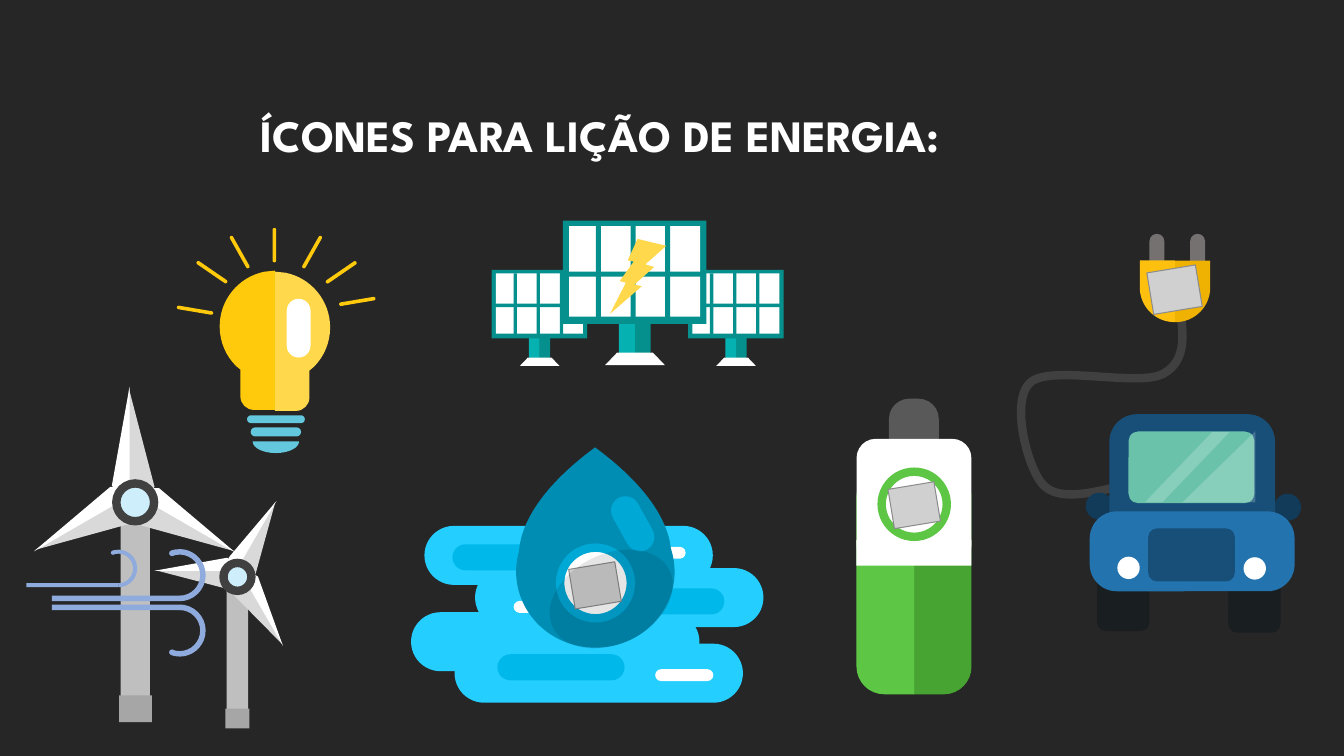
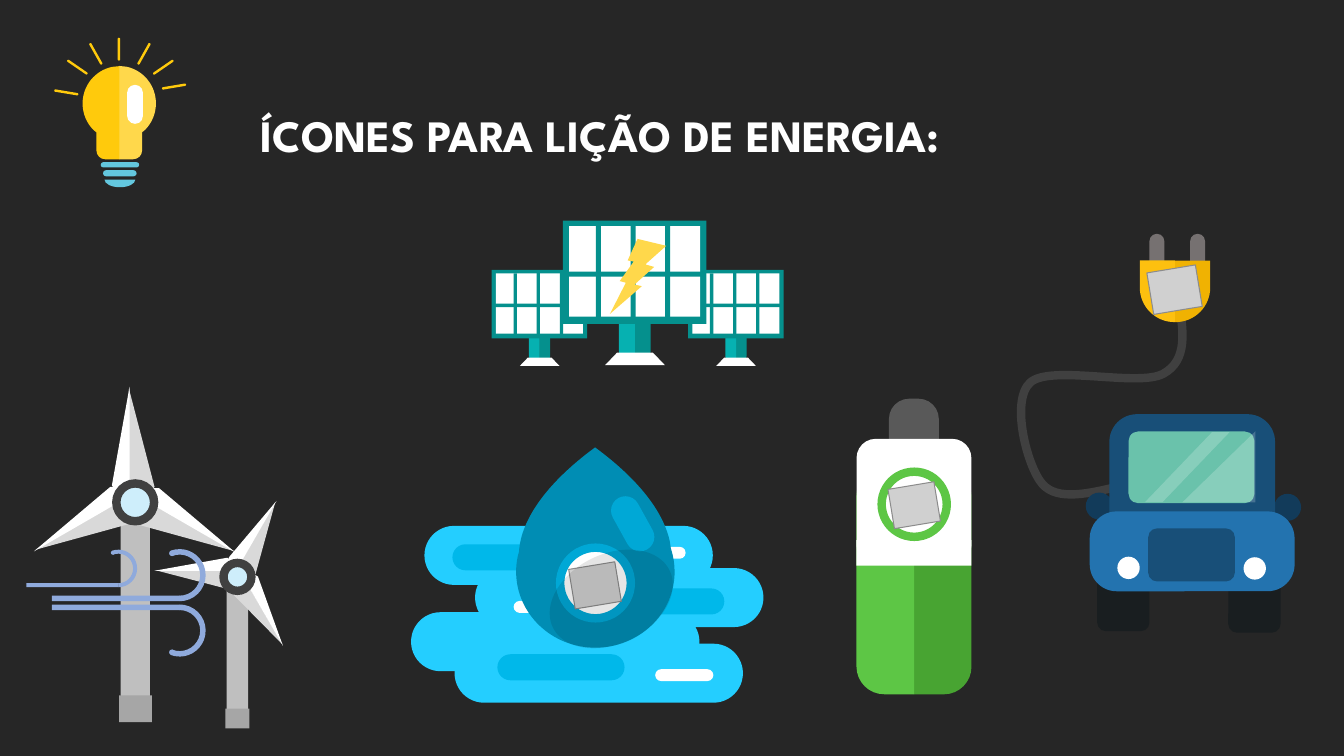
Before and after one commit to pedrogmo/projetopp2, a slide deck: slide 18 of slide/Apresentação1.pptx. Drawn at 1344x756 pixels with LibreOffice and Linux fonts; fonts in the diff are those of the drawing; grey boxes stand for pictures; background and template pictures are left out. Boxes give left, top, right and bottom in pixels: in the first picture for what was removed or moved away, otherwise in the second. Text is boxed around its words. In the diff, an @@ line names an element or a change of style, - is before the commit and + after.

```diff
--- a/slide/Apresentação1.pptx
+++ b/slide/Apresentação1.pptx
@@ rounded rectangle: place and size @@
-rounded rectangle at (196,260,228,284)
+rounded rectangle at (67,59,88,74)
@@ rounded rectangle: place and size @@
-rounded rectangle at (229,235,251,269)
+rounded rectangle at (89,42,103,64)
@@ rounded rectangle: place and size @@
-rounded rectangle at (272,228,276,262)
+rounded rectangle at (118,37,120,60)
@@ rounded rectangle: place and size @@
-rounded rectangle at (301,235,322,269)
+rounded rectangle at (137,42,151,64)
@@ rounded rectangle: place and size @@
-rounded rectangle at (176,306,213,316)
+rounded rectangle at (54,89,79,95)
@@ freeform shape: place and size @@
-freeform shape at (220,270,275,409)
+freeform shape at (83,67,119,159)
@@ freeform shape: place and size @@
-freeform shape at (275,271,331,410)
+freeform shape at (119,66,155,159)
@@ rounded rectangle: place and size @@
-rounded rectangle at (286,298,311,357)
+rounded rectangle at (127,85,143,124)
@@ rounded rectangle: place and size @@
-rounded rectangle at (325,260,357,284)
+rounded rectangle at (153,60,174,75)
@@ rounded rectangle: place and size @@
-rounded rectangle at (339,296,375,306)
+rounded rectangle at (162,84,187,90)
@@ rounded rectangle: place and size @@
-rounded rectangle at (247,415,304,423)
+rounded rectangle at (101,162,139,167)
@@ rounded rectangle: place and size @@
-rounded rectangle at (251,427,301,437)
+rounded rectangle at (103,170,136,176)
@@ freeform shape: place and size @@
-freeform shape at (253,442,299,454)
+freeform shape at (105,179,136,188)
```
Also in this commit, not shown: 3 other slides changed, 8 other files.
